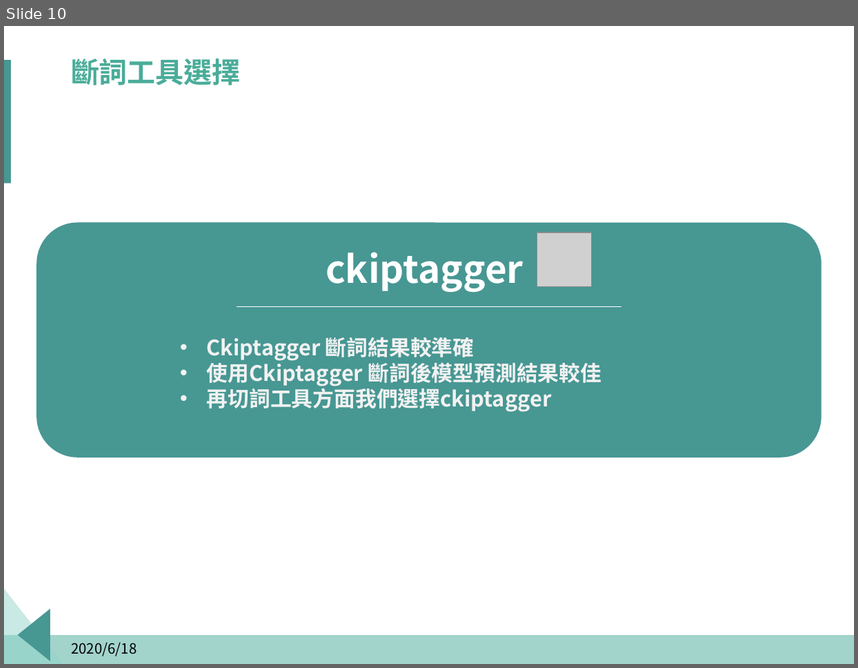
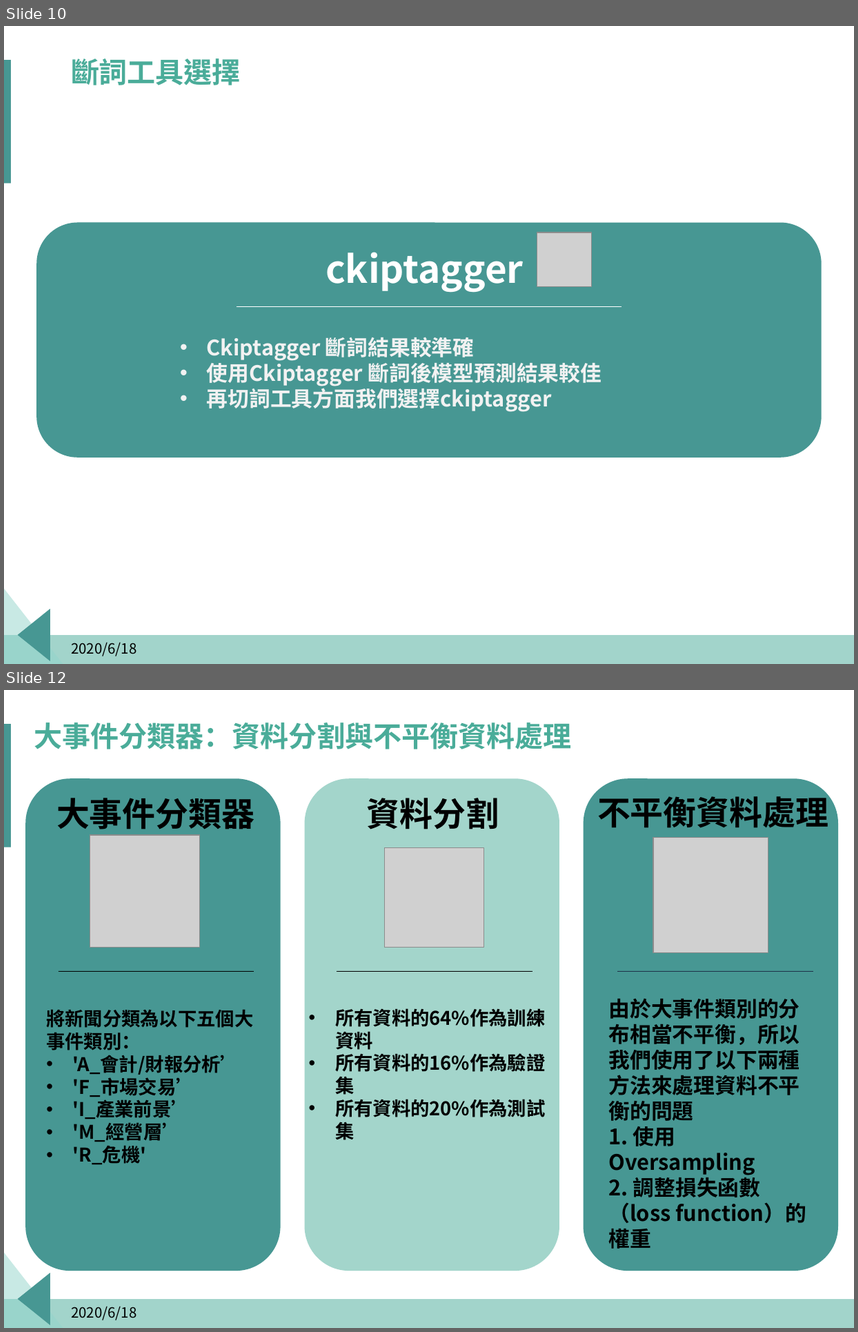
Before and after one commit to p314008dsa/Text-mining, a slide deck: Fintech.pptx. Shown one above the other, each under a label of ours: slide 10 before the commit, slides 10 and 12 after it; the slides between them are not shown. The pictures are 858x668 and 858x1332 pixels, drawn with LibreOffice and Linux fonts; fonts in the diff are those of the drawing; grey boxes stand for pictures; background and template pictures are left out. Boxes give left, top, right and bottom in pixels: in the first picture for what was removed or moved away, otherwise in the second. Text is boxed around its words. In the diff, an @@ line names an element or a change of style, - is before the commit and + after.

```diff
--- a/Fintech.pptx
+++ b/Fintech.pptx
@@ slide 12 added at <box>4,690,854,1328</box>, background #FFFFFF; not listed: 4 template elements that a slide beside it also shows @@
@@ title added at <box>34,722,572,749</box>, 24 pt, text #4AAC99, bold @@
+大事件分類器：資料分割與不平衡資料處理
@@ rounded rectangle added at <box>25,778,280,1270</box>, fill #479793 @@
@@ rounded rectangle added at <box>305,778,560,1270</box>, fill #A3D5CB @@
@@ rounded rectangle added at <box>584,778,839,1270</box>, fill #479793 @@
@@ text added at <box>597,791,829,828</box>, 28 pt, text #000000, bold @@
+不平衡資料處理
@@ text added at <box>56,798,254,829</box>, 28 pt, text #000000, bold @@
+大事件分類器
@@ text added at <box>367,798,499,829</box>, 28 pt, text #000000, bold @@
+資料分割
@@ picture added at <box>90,834,199,947</box> @@
@@ picture added at <box>385,847,484,947</box> @@
@@ picture added at <box>653,837,769,952</box> @@
@@ line added from (59, 971) to (254, 971), #000000 0.5 pt @@
@@ line added from (337, 971) to (532, 971), #000000 0.5 pt @@
@@ line added from (618, 971) to (813, 971), #1E3148 0.5 pt @@
@@ text added at <box>608,998,807,1248</box>, 18 pt, text #000000, bold @@
+由於大事件類別的分布相當不平衡，所以我們使用了以下兩種方法來處理資料不平衡的問題
+1. 使用Oversampling
+2. 調整損失函數（loss function）的權重
@@ text added at <box>46,1009,253,1164</box>, 16 pt, text #000000, bold @@
+將新聞分類為以下五個大事件類別：
+• 'A_會計/財報分析’
+• 'F_市場交易’
+• 'I_產業前景’
+• 'M_經營層’
+• 'R_危機'
@@ text added at <box>335,1008,545,1143</box>, 16 pt, text #000000, bold @@
+• 所有資料的64%作為訓練資料
+• 所有資料的16%作為驗證集
+• 所有資料的20%作為測試集
@@ text added at <box>71,1305,137,1320</box>, 12 pt, text #000000 @@
+2020/6/18
```
Also in this commit, not shown: 3 other slides added.
